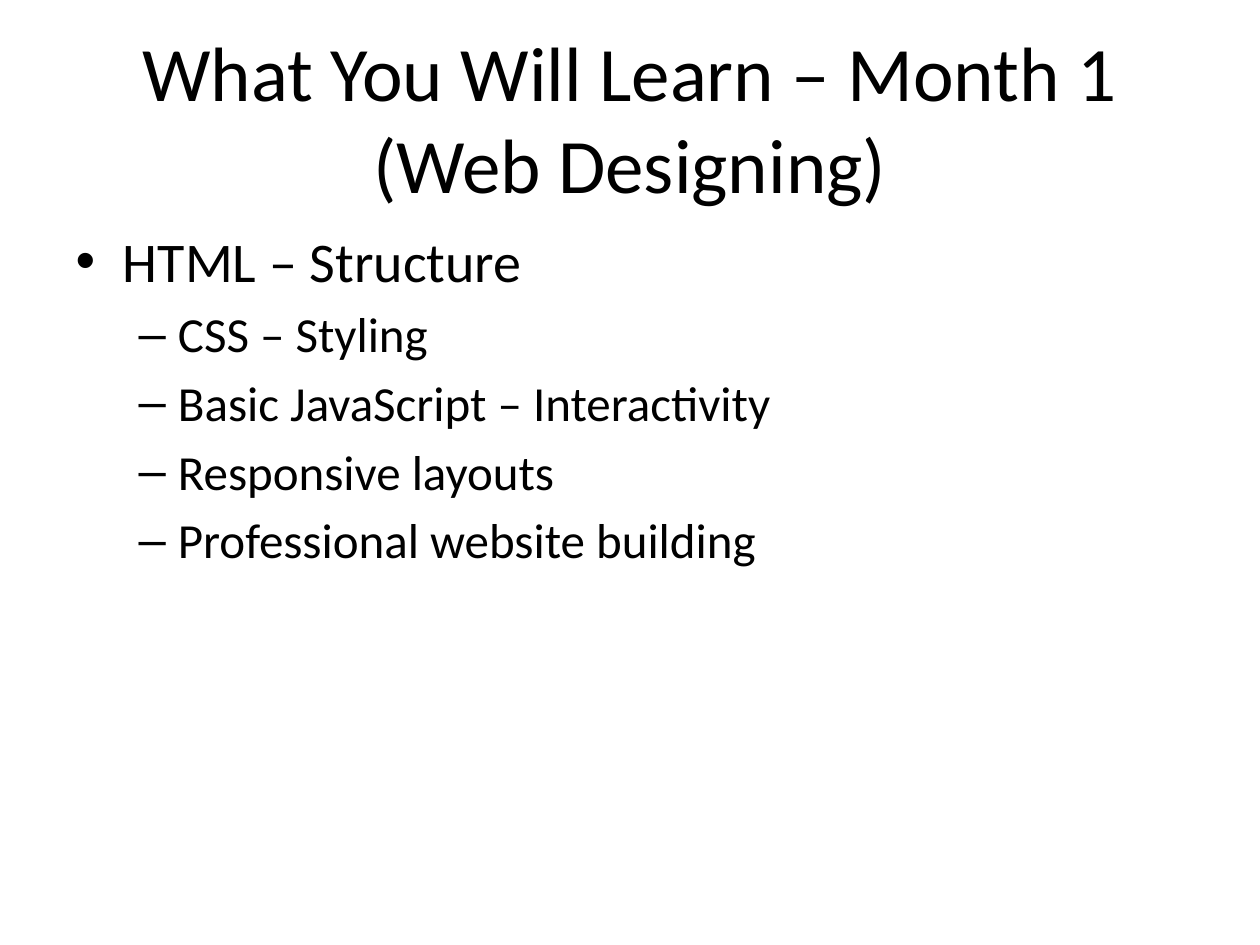
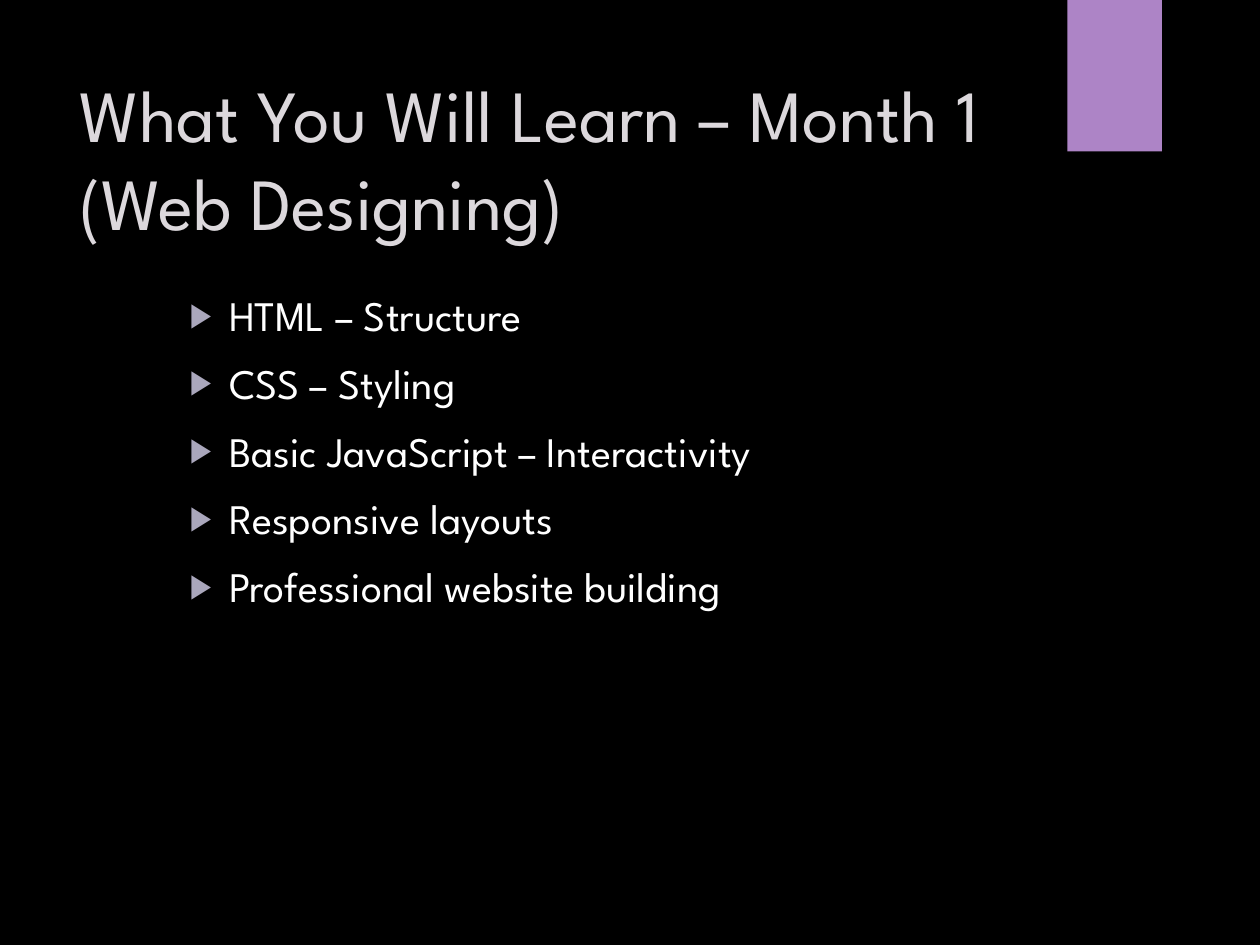
Before and after one commit to CodingBySahil/CorvitSystemPeshawarWeb, a slide deck: slide 9 of Web Designing Course/demo/Web_Designing_Demo_Class_Presentation.pptx (slide 6 before the commit). Drawn at 1260x945 pixels with LibreOffice and Linux fonts; fonts in the diff are those of the drawing; background and template pictures are left out. Boxes give left, top, right and bottom in pixels: in the first picture for what was removed or moved away, otherwise in the second. Text is boxed around its words. In the diff, an @@ line names an element or a change of style, - is before the commit and + after.

```diff
--- a/Web Designing Course/demo/Web_Designing_Demo_Class_Presentation.pptx
+++ b/Web Designing Course/demo/Web_Designing_Demo_Class_Presentation.pptx
@@ background #FFFFFF to picture (left out) @@
@@ rectangle added at (1067, 0, 1162, 151), fill #AD84C6 @@
@@ title "What You Will Learn – ...": place and size @@
-title "What You Will Learn – ..." at (142, 47, 1116, 207)
+title "What You Will Learn – ..." at (79, 91, 978, 246)
@@ title "What You Will Learn – ..." at (79, 91, 978, 246): size 44 to 42 pt, font Calibri to League Spartan, text colour #000000 to #DCD8DC; alignment centre to left; vertical alignment middle to top @@
@@ text "HTML – Structure": place and size @@
-text "HTML – Structure" at (123, 245, 770, 567)
+text "HTML – Structure" at (229, 302, 751, 612)
@@ text "HTML – Structure" at (229, 302, 751, 612): size 32 to 24 pt in "HTML – Structure"; font Calibri to League Spartan, text colour #000000 to #FFFFFF; size 28 to 24 pt in "CSS – Styling", "Basic JavaScript – Interactivity", "Responsive layouts", "Professional website building"; bullet • to ▶; list level 1 to 2 in "HTML – Structure"; bullet – to ▶; more space between paragraphs @@
```
Also in this commit, not shown: 9 other slides changed, 5 slides added.
